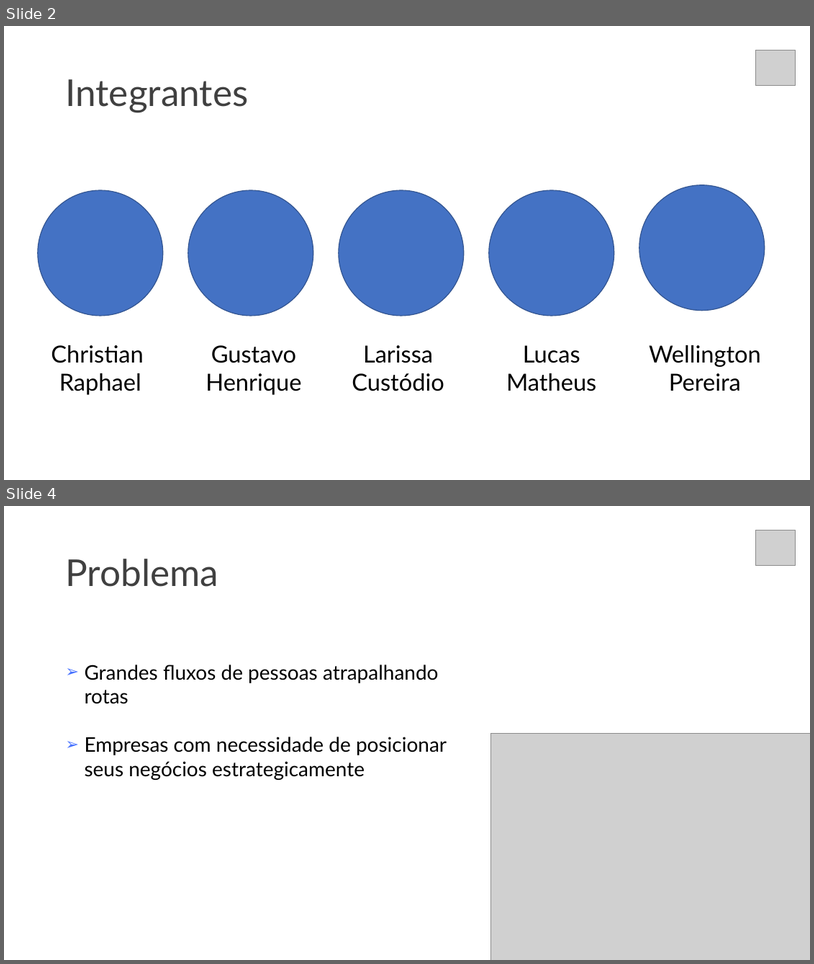
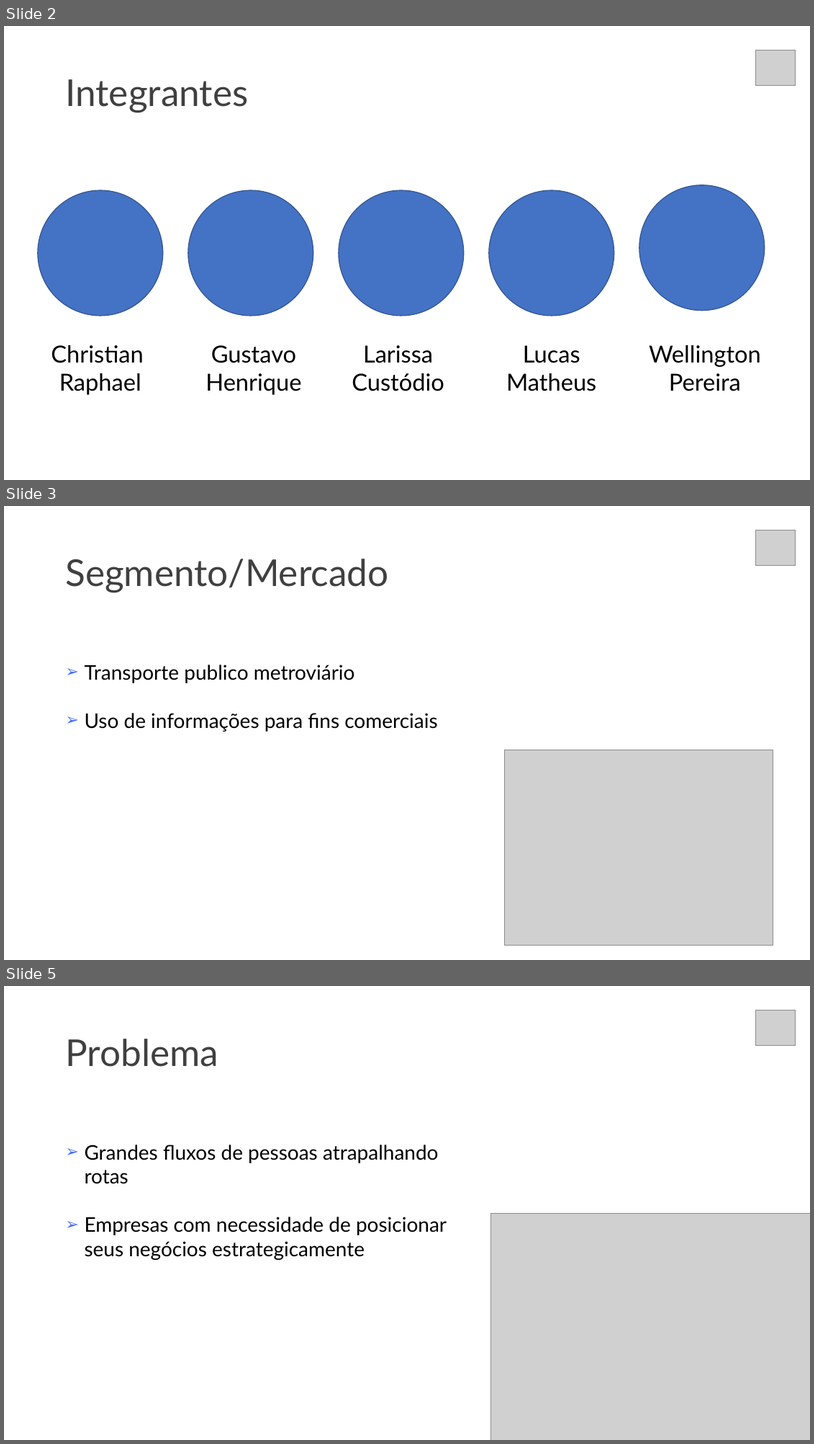
Before and after one commit to christian-raphael/projeto-bandtec, a slide deck: documentacao/slide-synergy.pptx. Shown one above the other, each under a label of ours: slides 2 and 4 before the commit, slides 2, 3 and 5 after it; the slides between them are not shown. The pictures are 814x964 and 814x1444 pixels, drawn with LibreOffice and Linux fonts; fonts in the diff are those of the drawing; grey boxes stand for pictures. Boxes give left, top, right and bottom in pixels: in the first picture for what was removed or moved away, otherwise in the second. Text is boxed around its words. In the diff, an @@ line names an element or a change of style, - is before the commit and + after.

```diff
--- a/documentacao/slide-synergy.pptx
+++ b/documentacao/slide-synergy.pptx
@@ slide 3 added at box(4, 506, 810, 960), background #FFFFFF @@
@@ picture added at box(756, 530, 797, 566) @@
@@ title added at box(65, 559, 388, 592), 44 pt, text #404040 @@
+Segmento/Mercado
@@ text added at box(85, 664, 437, 731), 24 pt, text #000000 @@
+➢ Transporte publico metroviário
+➢ Uso de informações para fins comerciais
@@ picture added at box(505, 750, 774, 945) @@
@@ what was slide 4 is now slide 5 @@
```
Also in this commit, not shown: 1 slide changed, 2 other slides added, 1 slide removed.
